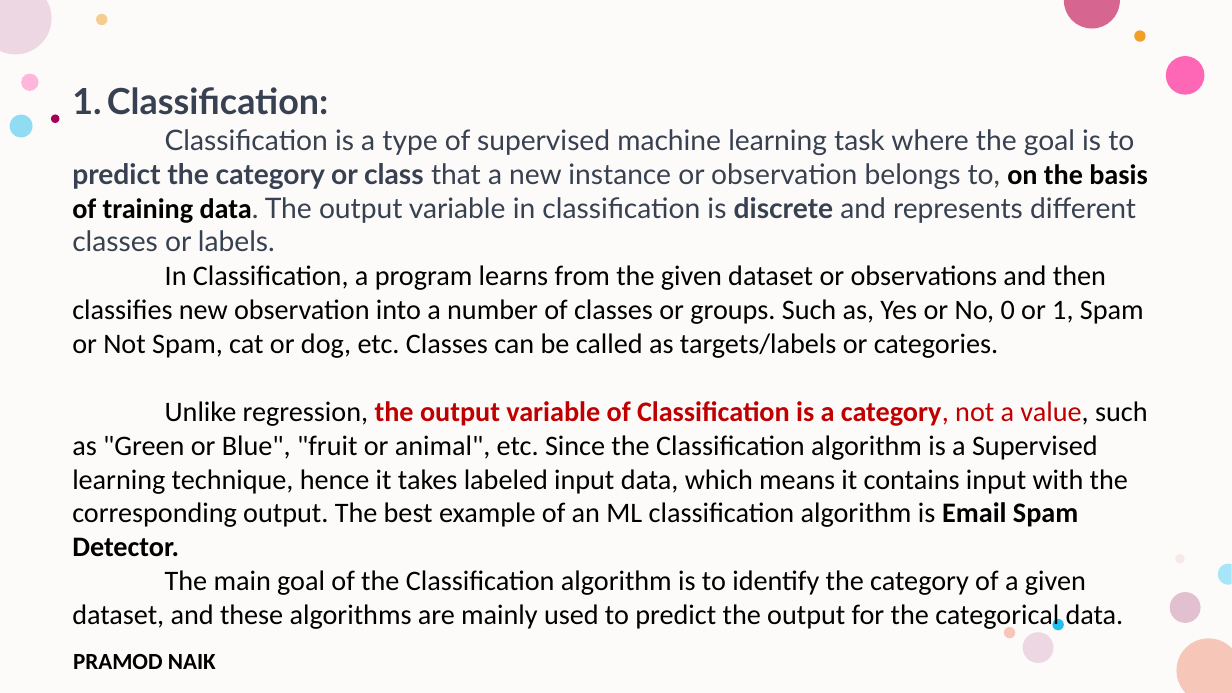
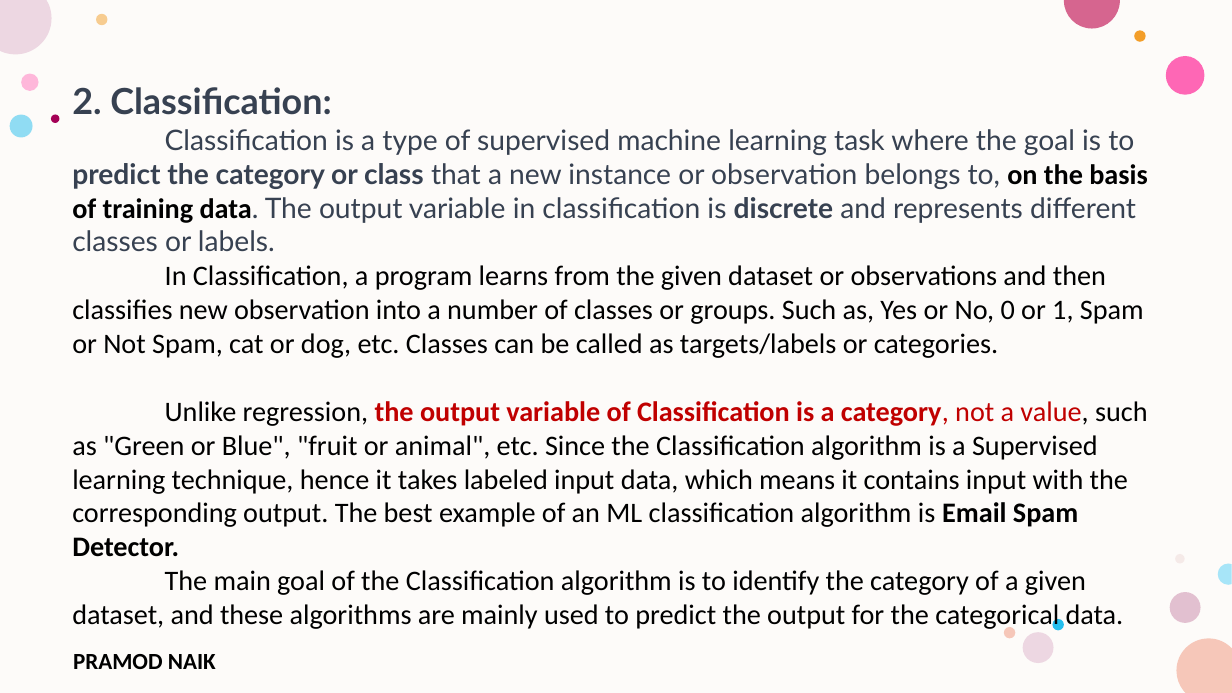
Before and after one commit to PRAMODNAIK-DEV/MCA-2nd-Sem-ML-Data-Analytics-Shridevi-College, a slide deck: slide 66 of Theory Class-Notes/Unit-2 Supervised Learning.pptx. Drawn at 1232x693 pixels with LibreOffice and Linux fonts; fonts in the diff are those of the drawing; background and template pictures are left out. Boxes give left, top, right and bottom in pixels: in the first picture for what was removed or moved away, otherwise in the second. Text is boxed around its words. In the diff, an @@ line names an element or a change of style, - is before the commit and + after.

```diff
--- a/Theory Class-Notes/Unit-2 Supervised Learning.pptx
+++ b/Theory Class-Notes/Unit-2 Supervised Learning.pptx
@@ text at (x1=72, y1=87, x2=331, y2=115): text changed @@
-1. Classification:
+2. Classification:
```
Also in this commit, not shown: 1 other slide changed, 1 other file.
